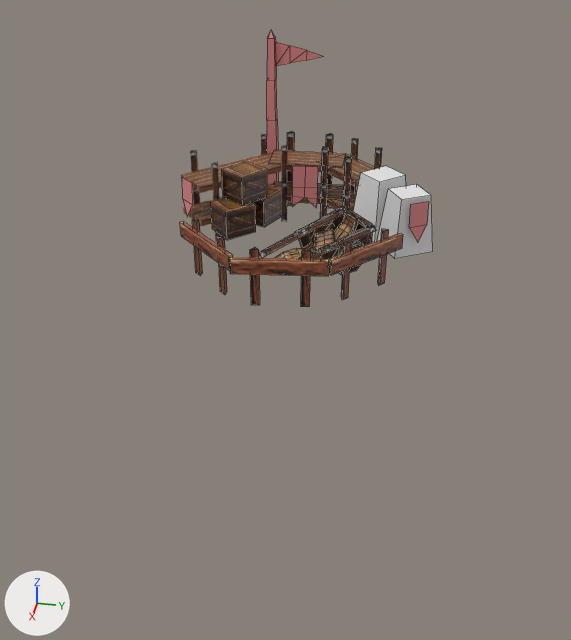
A saved change to the Blender file resources/buildings/foundationLarge.blend.
One viewpoint serves both versions: a 50 mm camera at (3.06, 0.54, 1.66) aimed at (0.15, -0.01, -0.2). The axes (+X, +Y, +Z) are drawn at lower left. The lights are the same throughout. Mesh edges are drawn as thin lines on the coarser meshes.

The older version as bpy lines, for what is in view:
```python
me_cube_033 = bpy.data.meshes.new('Cube.033')
me_cube_033.from_pydata(...)  # 40 vertices, 26 faces; spans x -12.5..12.7, y -4.1..30.8, z 0.0..0.8
me_cube_033.materials.append(mat_doodads0)  # picture img_doodads0_dds
me_cube_064 = bpy.data.meshes.new('Cube.064')
me_cube_064.from_pydata(...)  # 24 vertices, 15 faces; spans x -1.8..1.0, y -3.6..1.0, z -1.0..18.5
me_cube_064.materials.append(mat_doodads0)  # picture img_doodads0_dds
me_cube_066 = bpy.data.meshes.new('Cube.066')
me_cube_066.from_pydata(...)  # 230 vertices, 168 faces; spans x -2.9..3.1, y -1.9..1.1, z -13.6..12.3
me_cube_066.materials.append(mat_doodads0)  # picture img_doodads0_dds
ob_bags = bpy.data.objects.new('Bags', me_cube_066)
ob_bags.location = (0.243, 0.15, 0.208)
ob_bags.rotation_euler = (-1.309, 0.0, -1.609)  # degrees (-75, 0, -92)
ob_bags.scale = (0.0756, 0.0839, 0.0153)
ob_crates = bpy.data.objects.new('Crates', me_cube_064)
ob_crates.location = (-0.141, -0.172, 0.161)
ob_crates.rotation_euler = (0.0, 0.0, 1.163)  # degrees (0, 0, 67)
ob_crates.scale = (0.065, 0.0722, 0.0132)
ob_scaffolding1 = bpy.data.objects.new('Scaffolding1', me_cube_033)
ob_scaffolding1.location = (-0.416, -0.222, 0.071)
ob_scaffolding1.rotation_euler = (0.0, 0.0, -1.865)  # degrees (0, 0, -107)
ob_scaffolding1.scale = (0.0153, 0.0153, 0.473)
# also in view: 'BlockStock2' at (0.01, 0.48, 0.26); 'Fence1' at (0.36, -0.29, 0.19); 'FlagPole_Pole' at (-0.6, -0.21, 0.47); 'Fence2' at (0.48, 0.03, 0.19); 'Scaffolding2' at (-0.33, 0.09, 0.26)
```
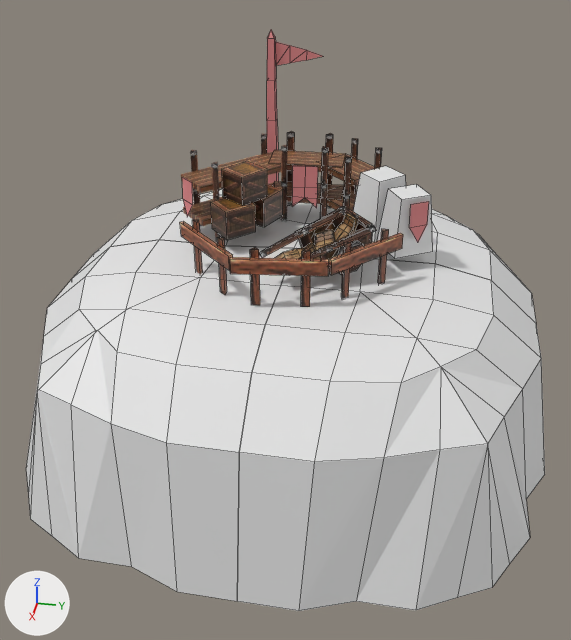
Commit message: More work on foundations

Boxes [x1, y1, x2, y2] around the edits, measured in the pictures (571 x 640 px):
'Terrain_Dirt', added: after [26, 189, 545, 611]

Diff of the bpy script that builds the scene:
```diff
--- a/resources/buildings/foundationLarge.blend.py
+++ b/resources/buildings/foundationLarge.blend.py
@@ mat_dirt @@
+mat_dirt = principled_material('Dirt')
+mat_dirt.base_color = (0.8, 0.8, 0.8)  # white #e7e7e7
@@ me_grid_002 @@
+me_grid_002.from_pydata(...)  # 150 vertices, 119 faces; spans x -0.83..0.83, y -0.85..0.85, z -0.08..0.1
+me_grid_002.materials.append(mat_dirt)  # its picture is missing
@@ ob_terrain_dirt @@
+ob_terrain_dirt = bpy.data.objects.new('Terrain_Dirt', me_grid_002)
+ob_terrain_dirt.location = (0.0, 0.0, -0.418)
+ob_terrain_dirt.scale = (1.41, 1.41, 4.84)
```
